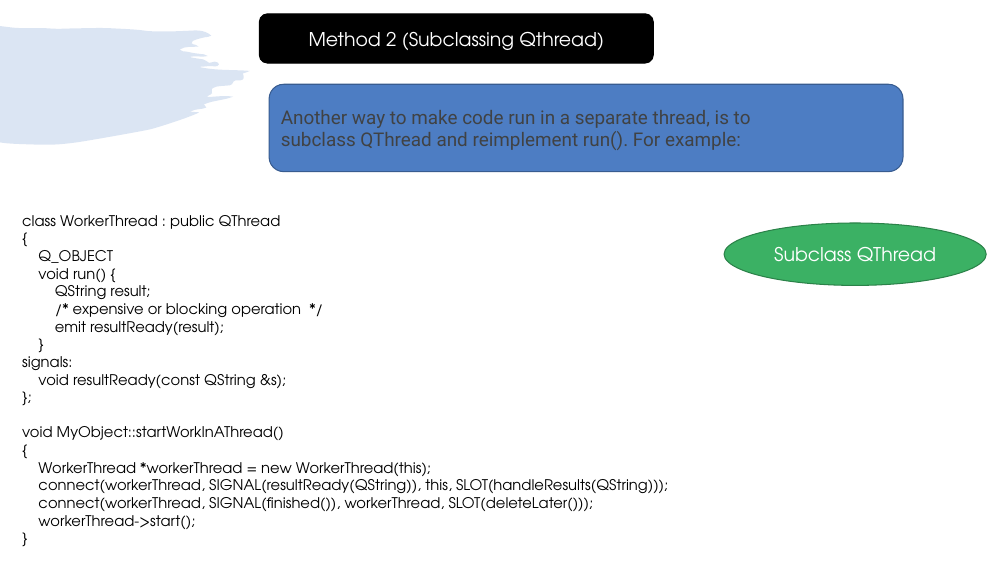
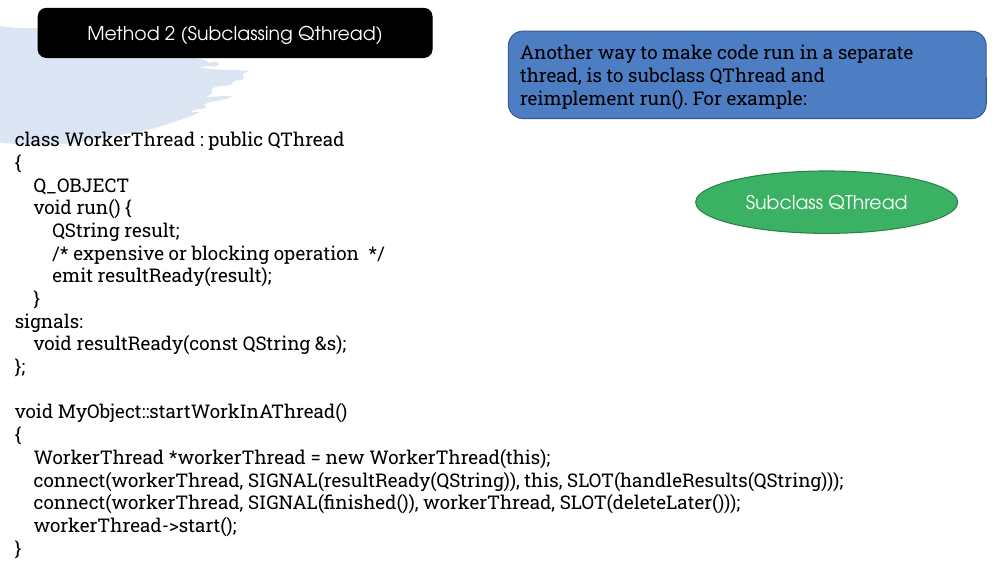
Before and after one commit to girishlande/QtProjects, a slide deck: slide 10 of MultithreadingInQT.pptx (slide 9 before the commit). Drawn at 1008x567 pixels with LibreOffice and Linux fonts; fonts in the diff are those of the drawing. Boxes give left, top, right and bottom in pixels: in the first picture for what was removed or moved away, otherwise in the second. Text is boxed around its words. In the diff, an @@ line names an element or a change of style, - is before the commit and + after.

```diff
--- a/MultithreadingInQT.pptx
+++ b/MultithreadingInQT.pptx
@@ rounded rectangle "Method 2 (Subclassing Qthread)": place and size @@
-rounded rectangle "Method 2 (Subclassing Qthread)" at bbox=[259, 14, 653, 63]
+rounded rectangle "Method 2 (Subclassing Qthread)" at bbox=[38, 8, 432, 57]
@@ rounded rectangle "Another way to make code ...": place and size @@
-rounded rectangle "Another way to make code ..." at bbox=[269, 84, 904, 172]
+rounded rectangle "Another way to make code ..." at bbox=[508, 31, 986, 119]
@@ rounded rectangle "Another way to make code ..." at bbox=[508, 31, 986, 119]: font Roboto to Roboto Slab, text colour #404244 to #000000 @@
@@ text "class WorkerThread : public QThread": place and size @@
-text "class WorkerThread : public QThread" at bbox=[22, 215, 668, 529]
+text "class WorkerThread : public QThread" at bbox=[15, 131, 843, 536]
@@ text "class WorkerThread : public QThread" at bbox=[15, 131, 843, 536]: size 14 to 18 pt, font TeX Gyre Adventor to Roboto Slab @@
@@ ellipse "Subclass QThread": place and size @@
-ellipse "Subclass QThread" at bbox=[724, 223, 987, 286]
+ellipse "Subclass QThread" at bbox=[696, 171, 958, 234]
```
Also in this commit, not shown: 9 other slides changed, 2 slides added, 1 slide removed, 1 other file.
